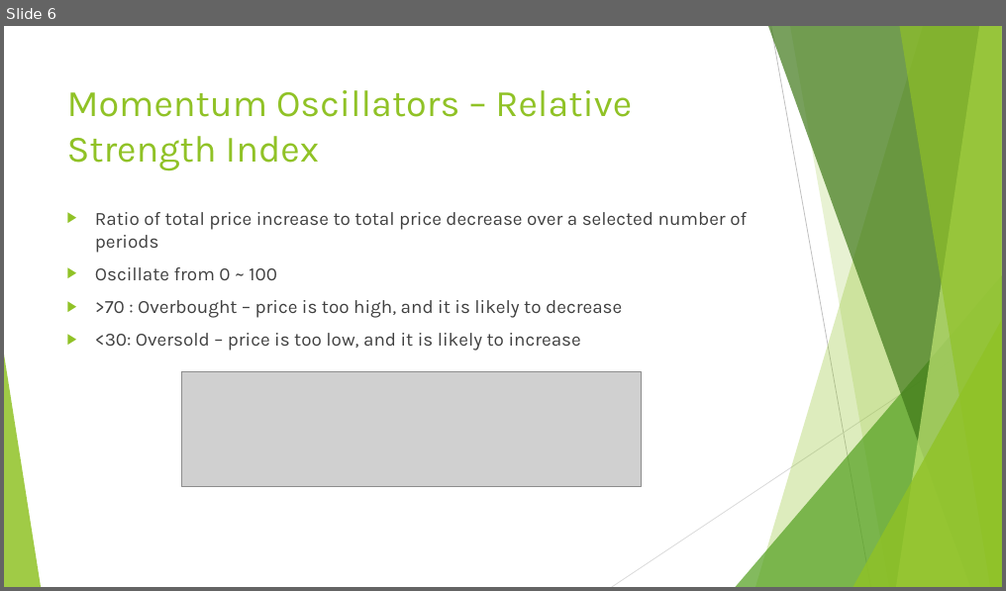
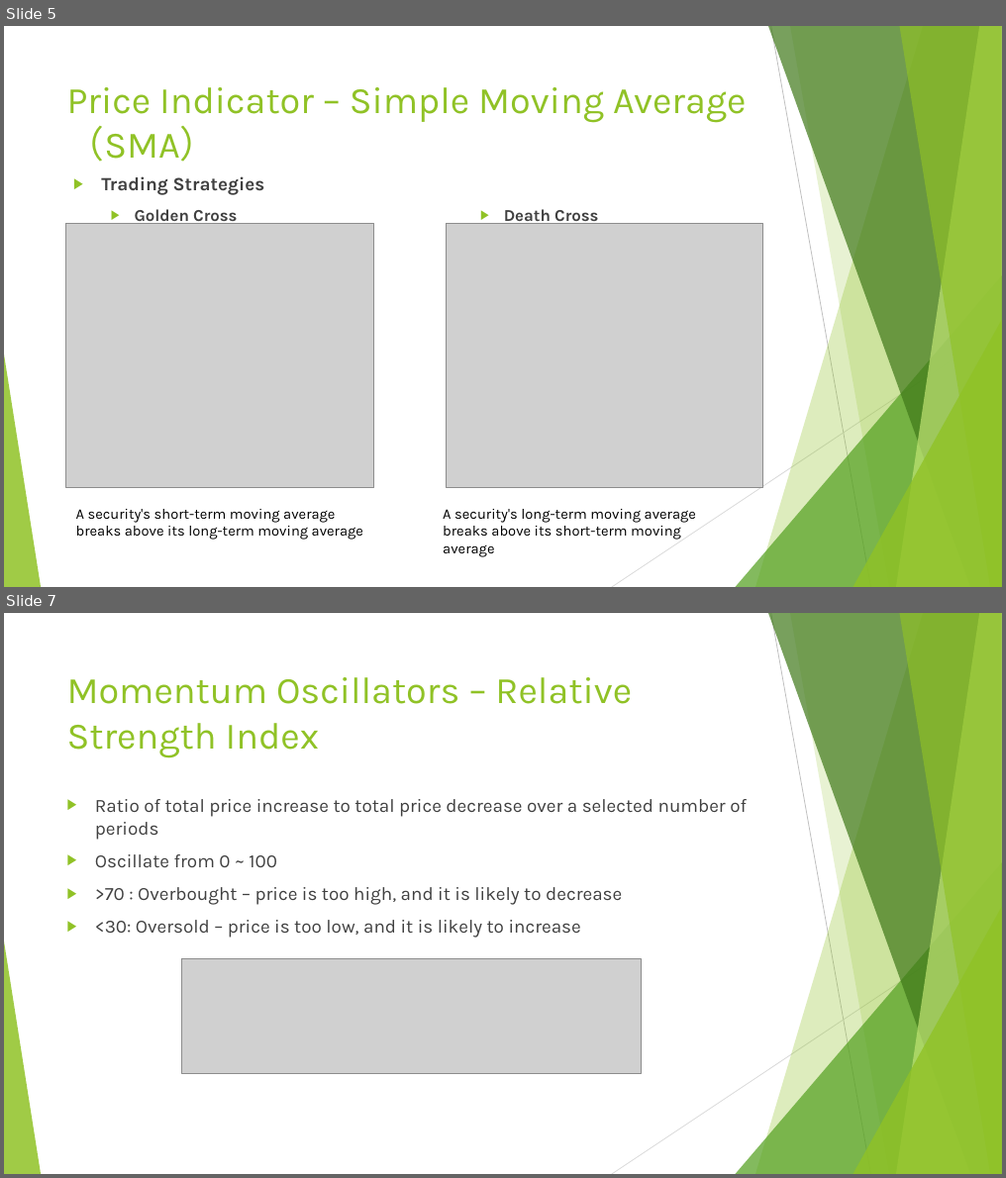
Before and after one commit to Charmendar/ComputeFinance_Presnstation, a slide deck: Technical Analysis-comparison.pptx. Shown one above the other, each under a label of ours: slide 6 before the commit, slides 5 and 7 after it; the slides between them are not shown. The pictures are 1006x591 and 1006x1178 pixels, drawn with LibreOffice and Linux fonts; fonts in the diff are those of the drawing; grey boxes stand for pictures. Boxes give left, top, right and bottom in pixels: in the first picture for what was removed or moved away, otherwise in the second. Text is boxed around its words. In the diff, an @@ line names an element or a change of style, - is before the commit and + after.

```diff
--- a/Technical Analysis-comparison.pptx
+++ b/Technical Analysis-comparison.pptx
@@ slide 5 added at [4, 26, 1002, 587], background #FFFFFF; not listed: 10 template elements that a slide beside it also shows @@
@@ title added at [67, 87, 746, 162], 36 pt, text #90C226 @@
+Price Indicator – Simple Moving Average（SMA）
@@ text added at [101, 176, 265, 226], 18 pt, text #404040, bold @@
+▶ Trading Strategies
+  ▶ Golden Cross
@@ picture added at [66, 224, 374, 488] @@
@@ picture added at [447, 224, 763, 488] @@
@@ text added at [504, 209, 598, 226], 16 pt, text #404040, bold @@
+  ▶ Death Cross
@@ text added at [76, 509, 363, 540], 14 pt, text #000000 @@
+A security's short-term moving average breaks above its long-term moving average
@@ text added at [443, 509, 696, 540], 14 pt, text #000000 @@
+A security's long-term moving average breaks above its short-term moving average
@@ what was slide 6 is now slide 7 @@
```
Also in this commit, not shown: 6 slides changed, 1 other slide added, 1 slide removed.
